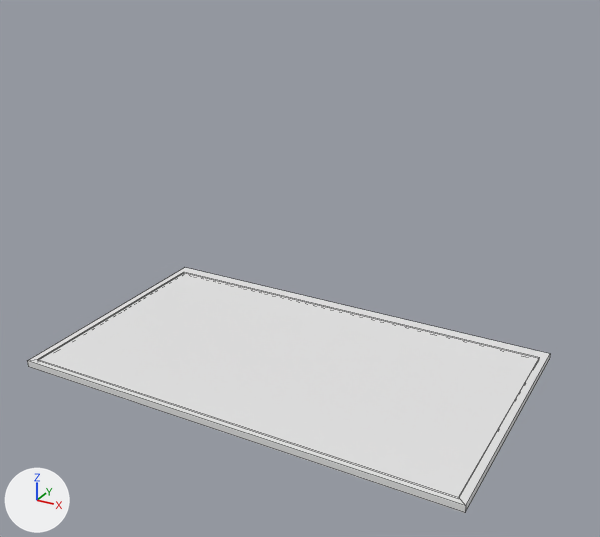
Renders of the Blender file GMTK-2025/Assets/Models/screen.blend from each side of a commit.
One viewpoint serves both versions: a 50 mm camera at (1.32, -2.31, 1.54) aimed at (0.06, -0.03, 0.4). The axes (+X, +Y, +Z) are drawn at lower left. The lights are the same throughout. Mesh edges are drawn as thin lines.
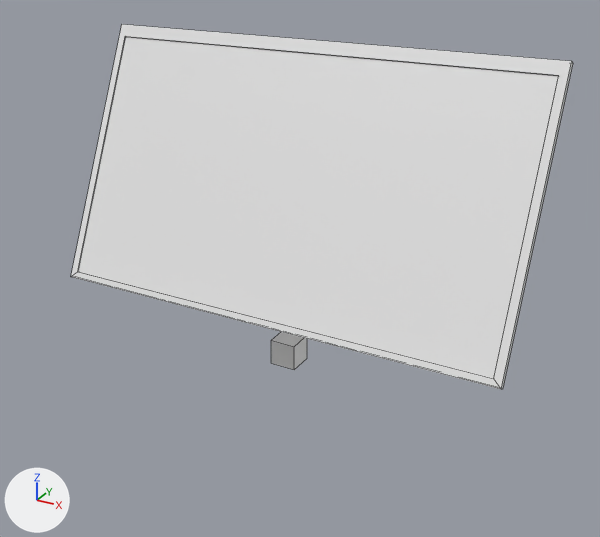
Changed parts and their boxes (x1, y1, x2, y2) in the pictures (600 x 537 px):
'Cube', moved, turned
    before: (27, 268, 550, 513)
    after: (71, 24, 573, 389)
'Cube.001', added
    after: (271, 332, 307, 370)

Edits to the bpy script that builds the scene:
```text
Add me_cube:
    me_cube.from_pydata(...)  # a box spanning x -0.048..0.048, y -0.048..0.048, z 0.002..0.098
Change ob_cube:
    ob_cube.location: (0.0, 0.0, 0.0) -> (0.0, 0.0, 0.669)
    ob_cube.rotation_euler: (0.0, 0.0, 0.0) -> (1.134, 0.0, 0.0)  # degrees (0, 0, 0) -> degrees (65, 0, 0)
Add ob_cube_001:
    ob_cube_001 = bpy.data.objects.new('Cube.001', me_cube)
    ob_cube_001.location = (0.0, 0.0, 0.0)
```
